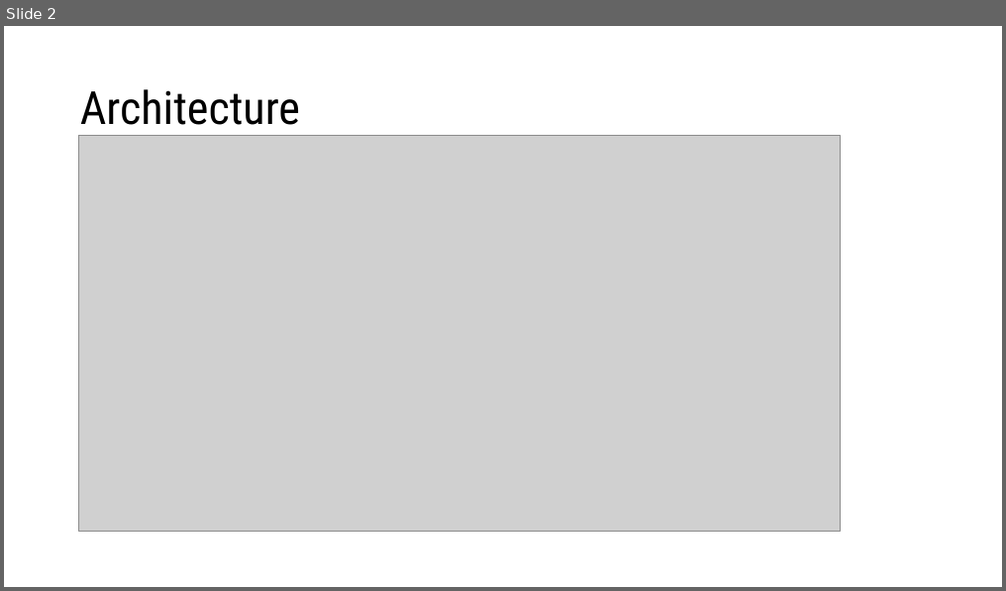
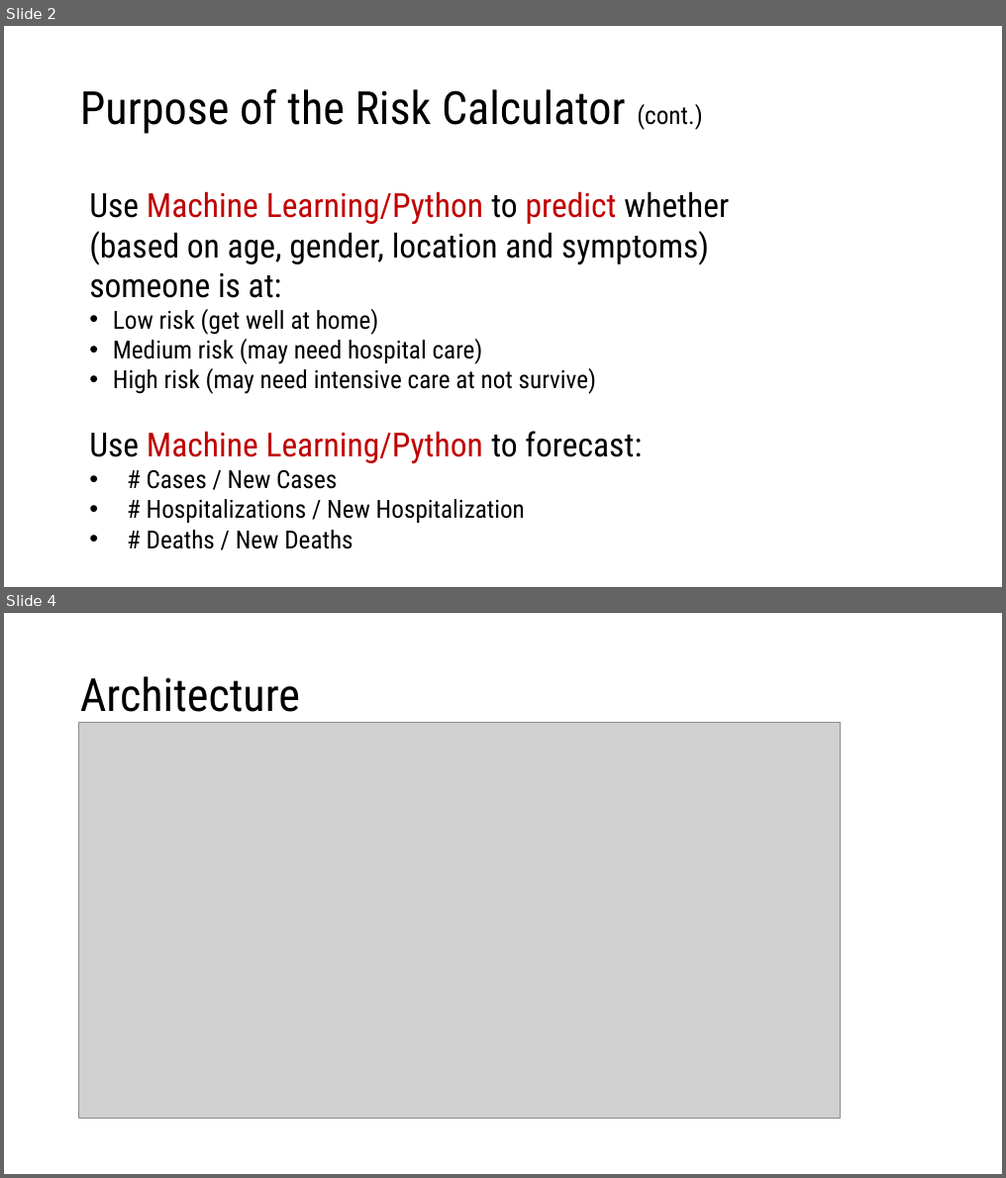
Before and after one commit to DutchDS/Final-Project, a slide deck: Excel and Powerpoints/Demo Day Presentation.pptx. Shown one above the other, each under a label of ours: slide 2 before the commit, slides 2 and 4 after it; the slides between them are not shown. The pictures are 1006x591 and 1006x1178 pixels, drawn with LibreOffice and Linux fonts; fonts in the diff are those of the drawing; grey boxes stand for pictures; background and template pictures are left out. Boxes give left, top, right and bottom in pixels: in the first picture for what was removed or moved away, otherwise in the second. Text is boxed around its words. In the diff, an @@ line names an element or a change of style, - is before the commit and + after.

```diff
--- a/Excel and Powerpoints/Demo Day Presentation.pptx
+++ b/Excel and Powerpoints/Demo Day Presentation.pptx
@@ slide 2 added at (x1=4, y1=26, x2=1002, y2=587), background picture (left out) @@
@@ title added at (x1=80, y1=89, x2=702, y2=134), 44 pt, text #000000 @@
+Purpose of the Risk Calculator (cont.)
@@ text added at (x1=89, y1=191, x2=729, y2=523), 24 pt, text #000000 @@
+Use Machine Learning/Python to predict whether (based on age, gender, location and symptoms) someone is at:
+                • Low risk (get well at home)
+                • Medium risk (may need hospital care)
+                • High risk (may need intensive care at not survive)
+                Use Machine Learning/Python to forecast:
+                • # Cases / New Cases
+                • # Hospitalizations / New Hospitalization
+                • # Deaths / New Deaths
@@ what was slide 2 is now slide 4 @@
```
Also in this commit, not shown: 1 slide changed, 3 other slides added, 1 slide removed, 8 other files.
